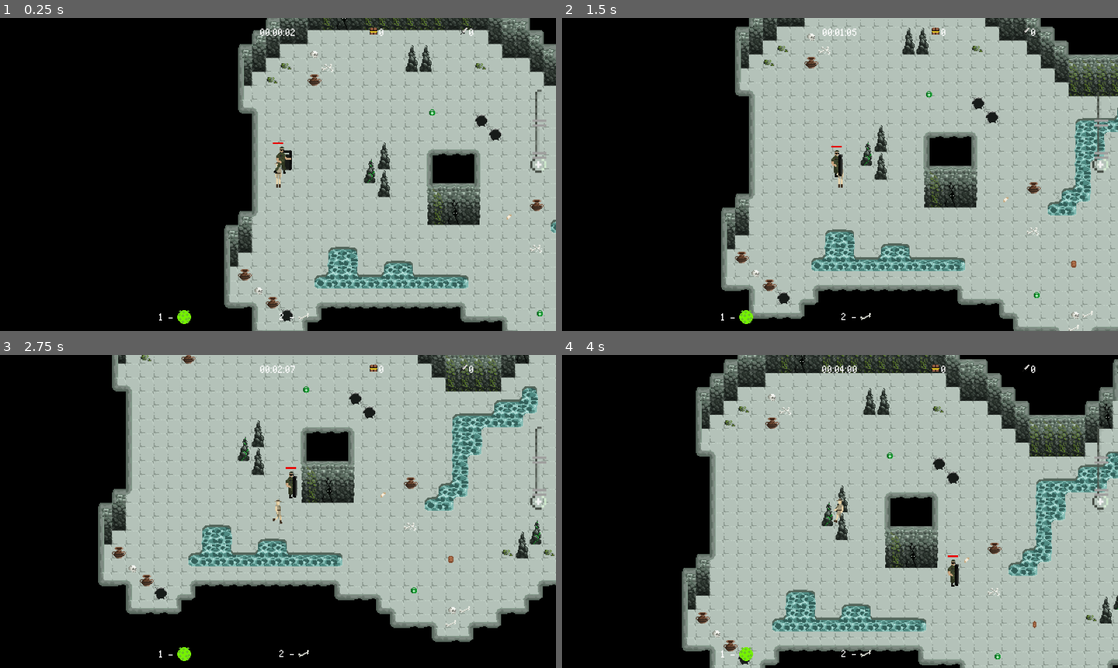
Above: before the commit, frames 1-4 (two rows, left to right).
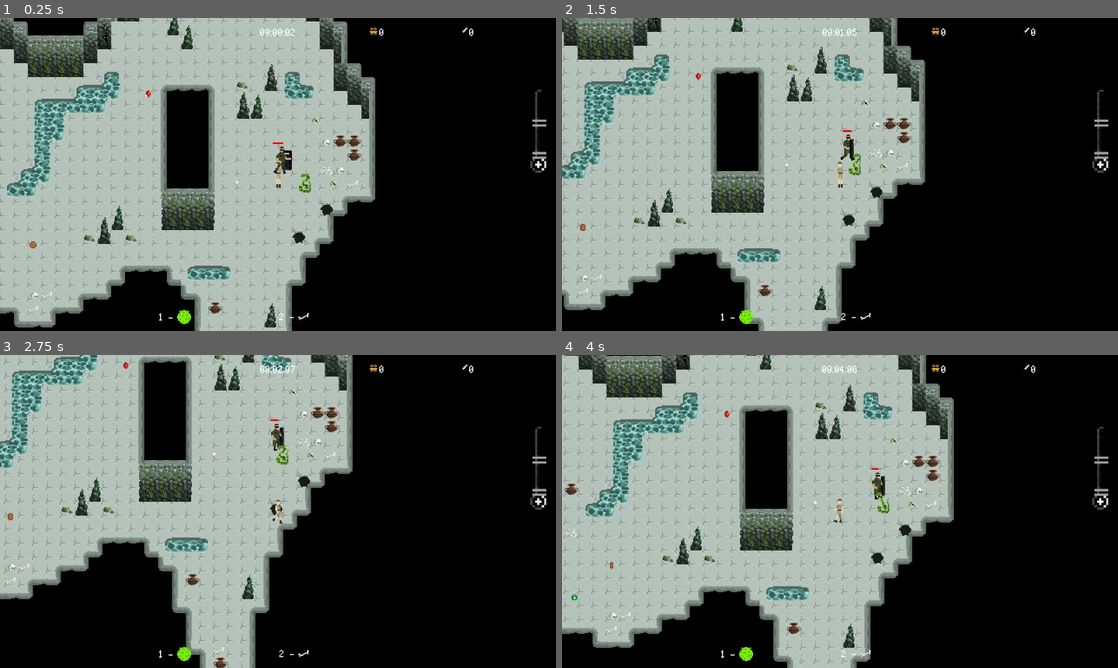
Above: after the commit, the same moments.

Repository: mirogon/Archaeology
Game: Godot game, scene res://Scenes/Main.tscn
Same seed, same stepped clock (60 frames per second), same inputs: the game is played once before the commit and once after it. The engine's default icon, where the game draws it, is replaced by a stand-in: a white triangle on a blue panel in a dark square.
Inputs (mouse positions are in pixels of both pictures, inside the frame that each line leads up to):
- Up to frame 1 (0.25 s): no input
- Up to frame 2 (1.5 s): move the mouse to (962, 158) at 0.52 s; hold Right (ui_right) 0.53-1.28 s; tap F (action) at 0.6 s; move the mouse to (728, 190) at 1.27 s; hold Down (ui_down) from 1.28 s (still down); tap 1 at 1.35 s
- Up to frame 3 (2.75 s): move the mouse to (333, 442) at 2.02 s; release Down (ui_down) at 2.03 s; hold Right (ui_right) from 2.03 s (still down); hold 2 from 2.03 s (still down)
- Up to frame 4 (4 s): move the mouse to (812, 574) at 2.77 s; release Right (ui_right) at 2.78 s; release 2 at 2.78 s; hold Up (ui_up) 2.78-3.53 s; tap F (action) at 2.85 s; move the mouse to (1006, 558) at 3.52 s; hold Left (ui_left) from 3.53 s (still down); hold 1 from 3.53 s (still down)

The runs differ from the first frame. In frame 1, 79% of the frame differs, in the area x 0-100%, y 0-100%; in frame 2, 72%; in frame 3, 68%; in frame 4, 75%.

Commit message:
UpgradeUi works now

Diff:
--- a/Scenes/Main.tscn
+++ b/Scenes/Main.tscn
@@ -39,3 +39,7 @@
 
 [connection signal="heal_resource_update" from="Player" to="UiCanvasLayer/HealthResourceBar" method="_on_Player_heal_resource_update"]
 [connection signal="treasure_update" from="Player" to="." method="_on_Player_treasure_update"]
+[connection signal="upgrade_player_health_resource_button_pressed" from="UiCanvasLayer/UpgradeUi" to="." method="_on_UpgradeUi_upgrade_player_health_resource_button_pressed"]
+[connection signal="upgrade_soldier_damage_button_pressed" from="UiCanvasLayer/UpgradeUi" to="." method="_on_UpgradeUi_upgrade_soldier_damage_button_pressed"]
+[connection signal="upgrade_soldier_health_button_pressed" from="UiCanvasLayer/UpgradeUi" to="." method="_on_UpgradeUi_upgrade_soldier_health_button_pressed"]
+[connection signal="upgrade_soldier_speed_button_pressed" from="UiCanvasLayer/UpgradeUi" to="." method="_on_UpgradeUi_upgrade_soldier_speed_button_pressed"]
--- a/Scenes/Rooms/Room.tscn
+++ b/Scenes/Rooms/Room.tscn
@@ -878,7 +878,7 @@
 coin_scene = ExtResource( 4 )
 
 [node name="PlayerStart" type="Node2D" parent="."]
-position = Vector2( -786, -10 )
+position = Vector2( -160, 32 )
 
 [node name="Enemies" type="Node" parent="."]
 
--- a/Scenes/Ui/UpgradeUi.tscn
+++ b/Scenes/Ui/UpgradeUi.tscn
@@ -11,6 +11,13 @@
 [ext_resource path="res://Asstes/UI/Upgrade_Screen/HealthResource_Icon.png" type="Texture" id=9]
 [ext_resource path="res://Asstes/UI/Upgrade_Screen/Pllay_Button.png" type="Texture" id=10]
 [ext_resource path="res://Scripts/Ui/PlayButton.gd" type="Script" id=11]
+[ext_resource path="res://Asstes/UI/Upgrade_Screen/Pllay_Button_Pressed.png" type="Texture" id=12]
+[ext_resource path="res://Asstes/UI/Upgrade_Screen/Plus_Pressed.png" type="Texture" id=13]
+[ext_resource path="res://Scripts/Ui/UpgradeContainer.gd" type="Script" id=14]
+[ext_resource path="res://Scripts/Ui/UpgradeUi.gd" type="Script" id=15]
+[ext_resource path="res://Scripts/Ui/UpgradeSoldierDamageUi.gd" type="Script" id=16]
+[ext_resource path="res://Scripts/Ui/UpgradeSoldierSpeedUi.gd" type="Script" id=17]
+[ext_resource path="res://Scripts/Ui/UpgradePlayerHealthResourceUi.gd" type="Script" id=18]
 
 [sub_resource type="StyleBoxFlat" id=2]
 bg_color = Color( 0, 0, 0, 0.290196 )
@@ -28,6 +35,7 @@
 margin_right = -960.0
 margin_bottom = -540.0
 rect_scale = Vector2( 4, 4 )
+script = ExtResource( 15 )
 
 [node name="Panel" type="Panel" parent="."]
 anchor_right = 1.0
@@ -100,6 +108,7 @@
 margin_bottom = 8.0
 size_flags_horizontal = 3
 size_flags_vertical = 3
+script = ExtResource( 14 )
 
 [node name="CenterContainer" type="CenterContainer" parent="CenterContainer/VBoxContainer/HBoxContainer/PanelContainer/VBoxContainer/CenterContainer/LifeUpgrade"]
 margin_right = 8.0
@@ -207,6 +216,7 @@
 margin_right = 7.0
 margin_bottom = 7.0
 texture_normal = ExtResource( 5 )
+texture_pressed = ExtResource( 13 )
 
 [node name="CenterContainer2" type="CenterContainer" parent="CenterContainer/VBoxContainer/HBoxContainer/PanelContainer/VBoxContainer"]
 margin_top = 12.0
@@ -220,6 +230,7 @@
 margin_bottom = 8.0
 size_flags_horizontal = 3
 size_flags_vertical = 3
+script = ExtResource( 16 )
 
 [node name="CenterContainer" type="CenterContainer" parent="CenterContainer/VBoxContainer/HBoxContainer/PanelContainer/VBoxContainer/CenterContainer2/AtkUpgrade"]
 margin_right = 8.0
@@ -327,6 +338,7 @@
 margin_right = 7.0
 margin_bottom = 7.0
 texture_normal = ExtResource( 5 )
+texture_pressed = ExtResource( 13 )
 
 [node name="CenterContainer3" type="CenterContainer" parent="CenterContainer/VBoxContainer/HBoxContainer/PanelContainer/VBoxContainer"]
 margin_top = 24.0
@@ -340,6 +352,7 @@
 margin_bottom = 8.0
 size_flags_horizontal = 3
 size_flags_vertical = 3
+script = ExtResource( 17 )
 
 [node name="CenterContainer" type="CenterContainer" parent="CenterContainer/VBoxContainer/HBoxContainer/PanelContainer/VBoxContainer/CenterContainer3/SpeedUpgrade"]
 margin_right = 8.0
@@ -447,6 +460,7 @@
 margin_right = 7.0
 margin_bottom = 7.0
 texture_normal = ExtResource( 5 )
+texture_pressed = ExtResource( 13 )
 
 [node name="HBoxContainer2" type="HBoxContainer" parent="CenterContainer/VBoxContainer"]
 margin_top = 36.0
@@ -488,6 +502,7 @@
 margin_bottom = 11.0
 size_flags_horizontal = 3
 size_flags_vertical = 3
+script = ExtResource( 18 )
 
 [node name="CenterContainer" type="CenterContainer" parent="CenterContainer/VBoxContainer/HBoxContainer2/PanelContainer/VBoxContainer/CenterContainer/HealthResourceUpgrade"]
 margin_right = 8.0
@@ -595,6 +610,7 @@
 margin_right = 7.0
 margin_bottom = 7.0
 texture_normal = ExtResource( 5 )
+texture_pressed = ExtResource( 13 )
 
 [node name="PlayButton" type="TextureButton" parent="."]
 anchor_left = 0.5
@@ -606,6 +622,11 @@
 margin_right = 15.0
 margin_bottom = -57.0
 texture_normal = ExtResource( 10 )
+texture_pressed = ExtResource( 12 )
 script = ExtResource( 11 )
 
+[connection signal="upgrade_soldier_health_button_pressed" from="CenterContainer/VBoxContainer/HBoxContainer/PanelContainer/VBoxContainer/CenterContainer/LifeUpgrade" to="." method="_on_LifeUpgrade_upgrade_soldier_health_button_pressed"]
+[connection signal="upgrade_soldier_damage_button_pressed" from="CenterContainer/VBoxContainer/HBoxContainer/PanelContainer/VBoxContainer/CenterContainer2/AtkUpgrade" to="." method="_on_AtkUpgrade_upgrade_soldier_damage_button_pressed"]
+[connection signal="upgrade_soldier_speed_button_pressed" from="CenterContainer/VBoxContainer/HBoxContainer/PanelContainer/VBoxContainer/CenterContainer3/SpeedUpgrade" to="." method="_on_SpeedUpgrade_upgrade_soldier_speed_button_pressed"]
+[connection signal="upgrade_player_health_resource_button_pressed" from="CenterContainer/VBoxContainer/HBoxContainer2/PanelContainer/VBoxContainer/CenterContainer/HealthResourceUpgrade" to="." method="_on_HealthResourceUpgrade_upgrade_player_health_resource_button_pressed"]
 [connection signal="pressed" from="PlayButton" to="PlayButton" method="_on_PlayButton_pressed"]
--- a/Scripts/Main.gd
+++ b/Scripts/Main.gd
@@ -4,10 +4,17 @@
 signal enemies_died(enemies_died)
 signal restart_game()
 
+signal upgraded_soldier_health
+signal upgraded_soldier_damage
+signal upgraded_soldier_speed
+signal upgraded_player_health_resource
+
 var room_scene = load("res://Scenes/Rooms/Room.tscn")
 var loaded_room
 
 var enemies_died = 0
+
+var upgrade_state = UpgradeState.new()
 
 func _ready():
 	player_and_soldier_to_start()
@@ -39,3 +46,19 @@
 
 func _on_Player_treasure_update(treasure_found):
 	emit_signal("treasure_update", treasure_found)
+
+func _on_UpgradeUi_upgrade_soldier_health_button_pressed():
+	upgrade_state.soldier_health_upgrade_state += 1
+	emit_signal("upgraded_soldier_health")
+
+func _on_UpgradeUi_upgrade_soldier_damage_button_pressed():
+	upgrade_state.soldier_damage_upgrade_state += 1
+	emit_signal("upgraded_soldier_damage")
+
+func _on_UpgradeUi_upgrade_soldier_speed_button_pressed():
+	upgrade_state.soldier_speed_upgrade_state += 1
+	emit_signal("upgraded_soldier_speed")
+
+func _on_UpgradeUi_upgrade_player_health_resource_button_pressed():
+	upgrade_state.player_health_resource_upgrade_state += 1
+	emit_signal("upgraded_player_health_resource")
--- /dev/null
+++ b/Scripts/Other/UpgradeState.gd
@@ -0,0 +1,9 @@
+extends Node
+
+class_name UpgradeState
+
+var soldier_health_upgrade_state = 0
+var soldier_damage_upgrade_state = 0
+var soldier_speed_upgrade_state = 0
+
+var player_health_resource_upgrade_state = 0
--- /dev/null
+++ b/Scripts/Ui/UpgradeContainer.gd
@@ -0,0 +1,19 @@
+extends HBoxContainer
+
+signal upgrade_soldier_health_button_pressed
+
+var upgrade_level = 0
+var max_upgrade_level = 8
+
+func _ready():
+	get_child(9).get_child(0).connect("pressed", self, "on_upgrade_pressed")
+	get_tree().get_root().get_node("Main").connect("upgraded_soldier_health", self, "on_upgraded_soldier_health")
+
+func on_upgrade_pressed():
+	if upgrade_level == max_upgrade_level:
+		return
+	emit_signal("upgrade_soldier_health_button_pressed")
+
+func on_upgraded_soldier_health():
+		upgrade_level += 1
+		get_child(upgrade_level).get_child(0).modulate = Color(0.94,0.95,0.32,1)
--- /dev/null
+++ b/Scripts/Ui/UpgradePlayerHealthResourceUi.gd
@@ -0,0 +1,19 @@
+extends HBoxContainer
+
+signal upgrade_player_health_resource_button_pressed
+
+var upgrade_level = 0
+var max_upgrade_level = 8
+
+func _ready():
+	get_child(9).get_child(0).connect("pressed", self, "on_upgrade_pressed")
+	get_tree().get_root().get_node("Main").connect("upgraded_player_health_resource", self, "on_upgraded_player_health_resource")
+
+func on_upgrade_pressed():
+	if upgrade_level == max_upgrade_level:
+		return
+	emit_signal("upgrade_player_health_resource_button_pressed")
+
+func on_upgraded_player_health_resource():
+		upgrade_level += 1
+		get_child(upgrade_level).get_child(0).modulate = Color(0.94,0.95,0.32,1)
--- /dev/null
+++ b/Scripts/Ui/UpgradeSoldierDamageUi.gd
@@ -0,0 +1,19 @@
+extends HBoxContainer
+
+signal upgrade_soldier_damage_button_pressed
+
+var upgrade_level = 0
+var max_upgrade_level = 8
+
+func _ready():
+	get_child(9).get_child(0).connect("pressed", self, "on_upgrade_pressed")
+	get_tree().get_root().get_node("Main").connect("upgraded_soldier_damage", self, "on_upgraded_soldier_damage")
+
+func on_upgrade_pressed():
+	if upgrade_level == max_upgrade_level:
+		return
+	emit_signal("upgrade_soldier_damage_button_pressed")
+
+func on_upgraded_soldier_damage():
+		upgrade_level += 1
+		get_child(upgrade_level).get_child(0).modulate = Color(0.94,0.95,0.32,1)
--- /dev/null
+++ b/Scripts/Ui/UpgradeSoldierSpeedUi.gd
@@ -0,0 +1,19 @@
+extends HBoxContainer
+
+signal upgrade_soldier_speed_button_pressed
+
+var upgrade_level = 0
+var max_upgrade_level = 8
+
+func _ready():
+	get_child(9).get_child(0).connect("pressed", self, "on_upgrade_pressed")
+	get_tree().get_root().get_node("Main").connect("upgraded_soldier_speed", self, "on_upgraded_soldier_speed")
+
+func on_upgrade_pressed():
+	if upgrade_level == max_upgrade_level:
+		return
+	emit_signal("upgrade_soldier_speed_button_pressed")
+
+func on_upgraded_soldier_speed():
+		upgrade_level += 1
+		get_child(upgrade_level).get_child(0).modulate = Color(0.94,0.95,0.32,1)
--- /dev/null
+++ b/Scripts/Ui/UpgradeUi.gd
@@ -0,0 +1,20 @@
+extends Control
+
+signal upgrade_soldier_health_button_pressed
+signal upgrade_soldier_damage_button_pressed
+signal upgrade_soldier_speed_button_pressed
+signal upgrade_player_health_resource_button_pressed
+
+func _on_LifeUpgrade_upgrade_soldier_health_button_pressed():
+	emit_signal("upgrade_soldier_health_button_pressed")
+
+
+func _on_AtkUpgrade_upgrade_soldier_damage_button_pressed():
+	emit_signal("upgrade_soldier_damage_button_pressed")
+
+
+func _on_SpeedUpgrade_upgrade_soldier_speed_button_pressed():
+	emit_signal("upgrade_soldier_speed_button_pressed")
+
+func _on_HealthResourceUpgrade_upgrade_player_health_resource_button_pressed():
+	emit_signal("upgrade_player_health_resource_button_pressed")
--- a/project.godot
+++ b/project.godot
@@ -53,6 +53,11 @@
 "class": "TreasurePickup",
 "language": "GDScript",
 "path": "res://Scripts/Items/TreasurePickup.gd"
+}, {
+"base": "Node",
+"class": "UpgradeState",
+"language": "GDScript",
+"path": "res://Scripts/Other/UpgradeState.gd"
 } ]
 _global_script_class_icons={
 "GunProjectile": "",
@@ -63,7 +68,8 @@
 "Projectile": "",
 "Soldier": "",
 "TreasureChest": "",
-"TreasurePickup": ""
+"TreasurePickup": "",
+"UpgradeState": ""
 }
 
 [application]
Binary file added: Asstes/UI/Upgrade_Screen/Pllay_Button_Pressed.png
Not shown, added: Asstes/UI/Upgrade_Screen/Pllay_Button_Pressed.png.import
Binary file added: Asstes/UI/Upgrade_Screen/Plus_Pressed.png
Not shown, added: Asstes/UI/Upgrade_Screen/Plus_Pressed.png.import
Not shown: 1 places in Scenes/Ui/UpgradeUi.tscn that only renumber resources
